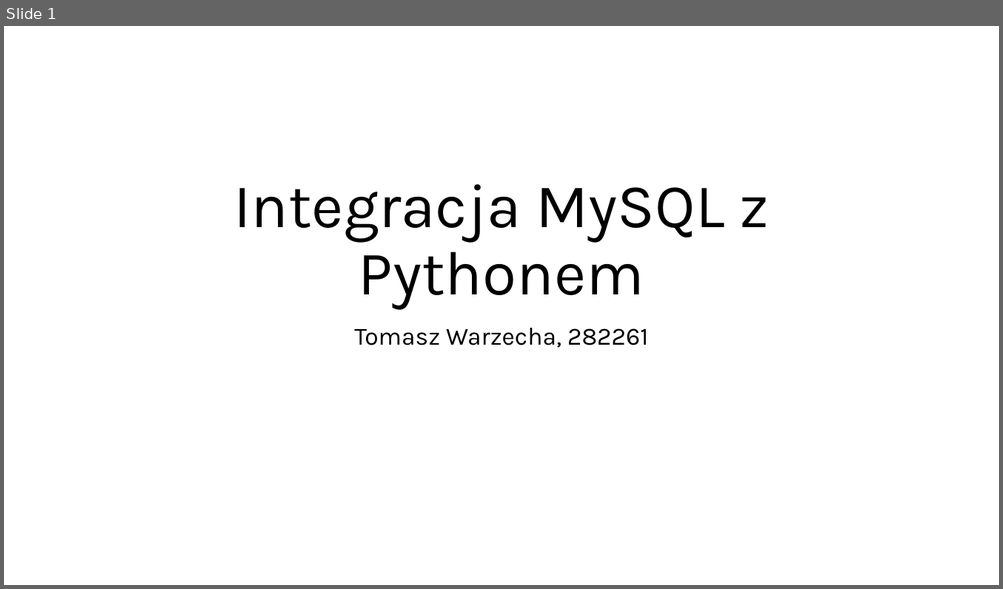
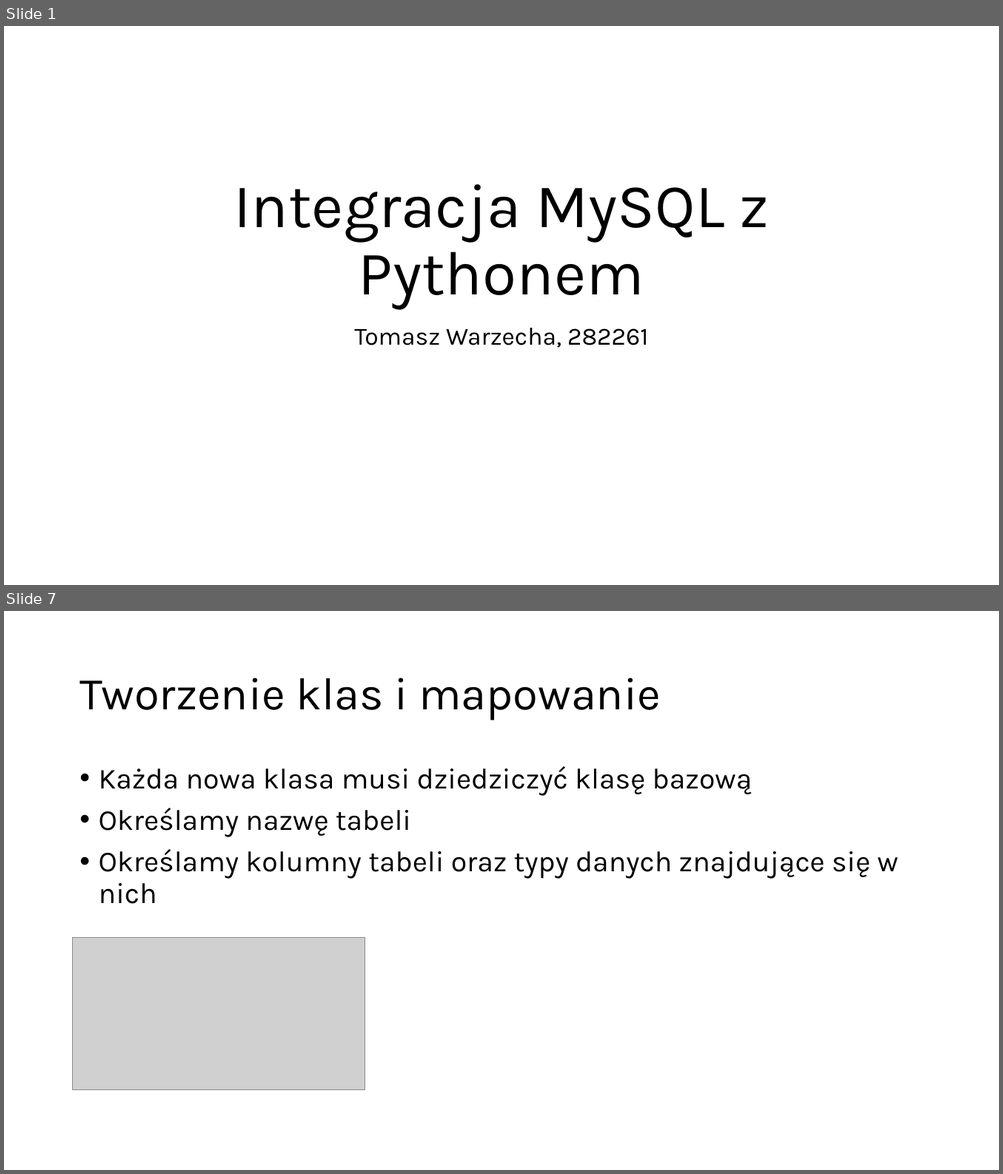
Before and after one commit to Tomusss/prezentacja, a slide deck: Integracja MySQL z Pythonem.pptx. Shown one above the other, each under a label of ours: slide 1 before the commit, slides 1 and 7 after it; the slides between them are not shown. The pictures are 1003x589 and 1003x1174 pixels, drawn with LibreOffice and Linux fonts; fonts in the diff are those of the drawing; grey boxes stand for pictures. Boxes give left, top, right and bottom in pixels: in the first picture for what was removed or moved away, otherwise in the second. Text is boxed around its words. In the diff, an @@ line names an element or a change of style, - is before the commit and + after.

```diff
--- a/Integracja MySQL z Pythonem.pptx
+++ b/Integracja MySQL z Pythonem.pptx
@@ slide 7 added at bbox=[4, 611, 999, 1170], background #FFFFFF @@
@@ title added at bbox=[79, 678, 660, 721], 44 pt, text #000000 @@
+Tworzenie klas i mapowanie
@@ text added at bbox=[99, 766, 898, 904], 28 pt, text #000000 @@
+• Każda nowa klasa musi dziedziczyć klasę bazową
+• Określamy nazwę tabeli
+• Określamy kolumny tabeli oraz typy danych znajdujące się w nich
@@ picture added at bbox=[73, 938, 365, 1091] @@
```
Also in this commit, not shown: 1 slide changed, 4 other slides added, 1 slide removed.
